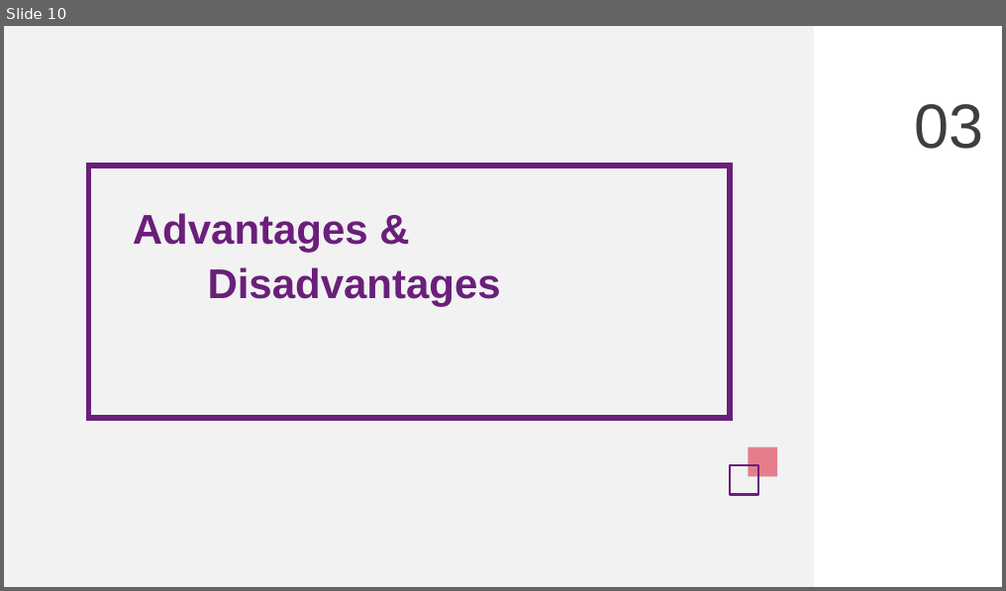
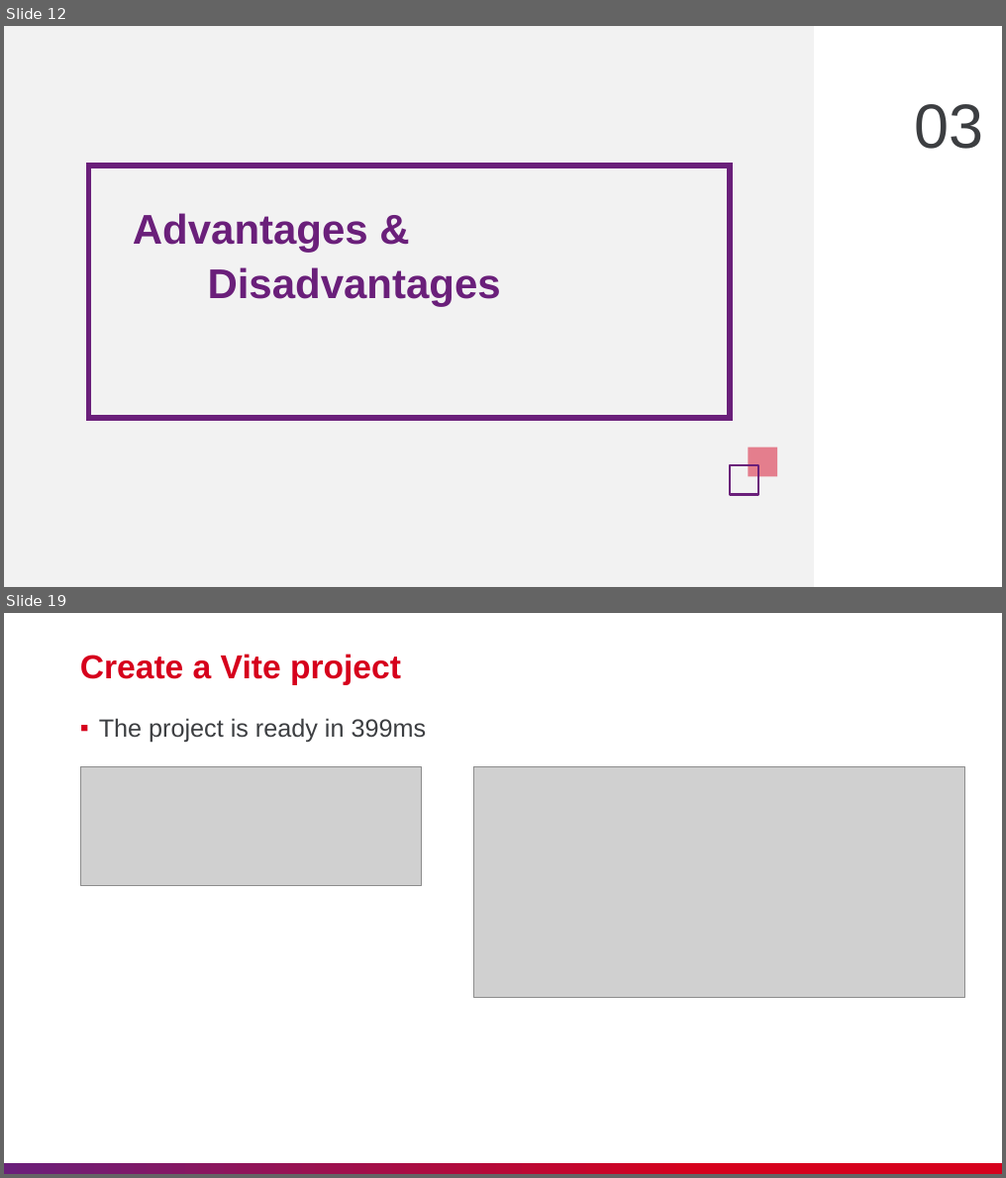
Before and after one commit to nashtech-garage/nodejs-vite-js_load_test, a slide deck: vite/slide/NT_Vitejs.pptx. Shown one above the other, each under a label of ours: slide 10 before the commit, slides 12 and 19 after it; the slides between them are not shown. The pictures are 1006x591 and 1006x1178 pixels, drawn with LibreOffice and Linux fonts; fonts in the diff are those of the drawing; grey boxes stand for pictures. Boxes give left, top, right and bottom in pixels: in the first picture for what was removed or moved away, otherwise in the second. Text is boxed around its words. In the diff, an @@ line names an element or a change of style, - is before the commit and + after.

```diff
--- a/vite/slide/NT_Vitejs.pptx
+++ b/vite/slide/NT_Vitejs.pptx
@@ slide 19 added at (x1=4, y1=613, x2=1002, y2=1174), background #FFFFFF @@
@@ title added at (x1=80, y1=654, x2=401, y2=685), 32 pt, text #D6001C, bold @@
+Create a Vite project
@@ text added at (x1=99, y1=718, x2=427, y2=743), 24 pt, text #3C3E41 @@
+▪ The project is ready in 399ms
@@ picture added at (x1=80, y1=767, x2=422, y2=886) @@
@@ picture added at (x1=474, y1=767, x2=965, y2=998) @@
@@ rectangle added at (x1=4, y1=1163, x2=1002, y2=1174), fill gradient #6A1F7A to #D6001C @@
@@ what was slide 10 is now slide 12 @@
```
Also in this commit, not shown: 1 slide changed, 10 other slides added, 4 other files.
